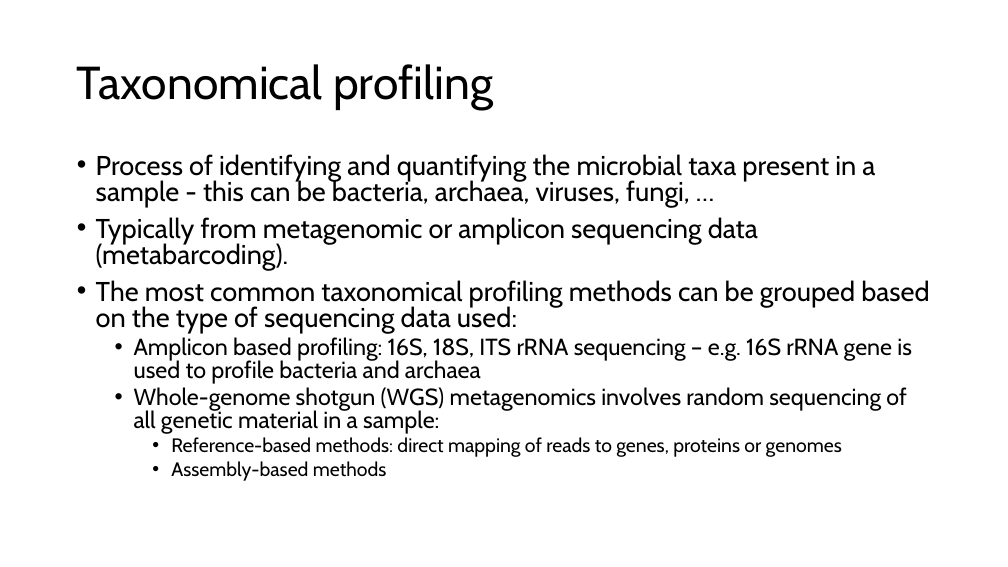
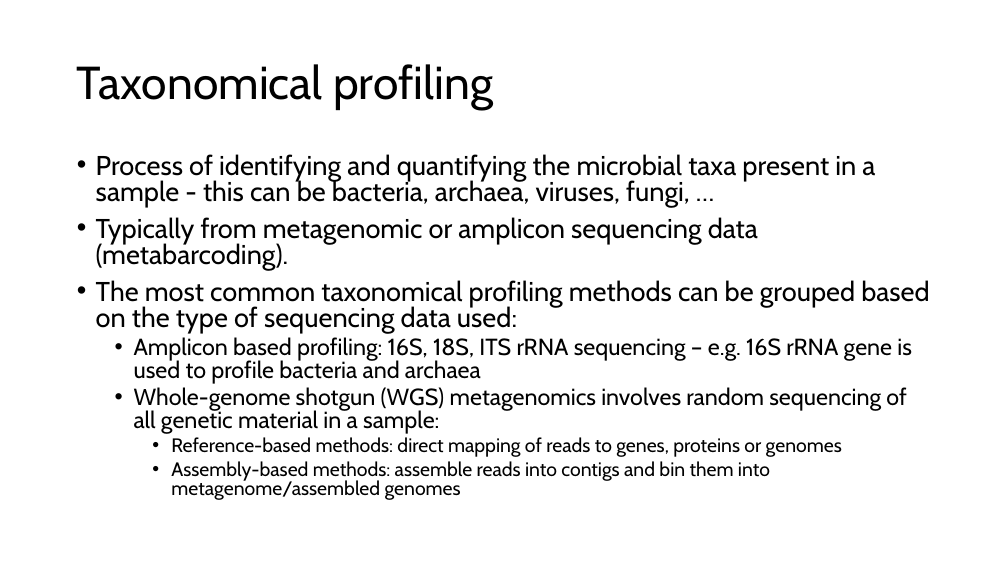
Before and after one commit to biosustain/dsp_metagenomics_training, a slide deck: slide 26 of course_contents/IntroMetagenomics.pptx. Drawn at 1008x567 pixels with LibreOffice and Linux fonts; fonts in the diff are those of the drawing. Boxes give left, top, right and bottom in pixels: in the first picture for what was removed or moved away, otherwise in the second. Text is boxed around its words. In the diff, an @@ line names an element or a change of style, - is before the commit and + after.

```diff
--- a/course_contents/IntroMetagenomics.pptx
+++ b/course_contents/IntroMetagenomics.pptx
@@ text at [171,461,770,500]: text changed @@
-    • Assembly-based methods
+    • Assembly-based methods: assemble reads into contigs and bin them into metagenome/assembled genomes
```
Also in this commit, not shown: 11 other slides changed, 1 other file.
